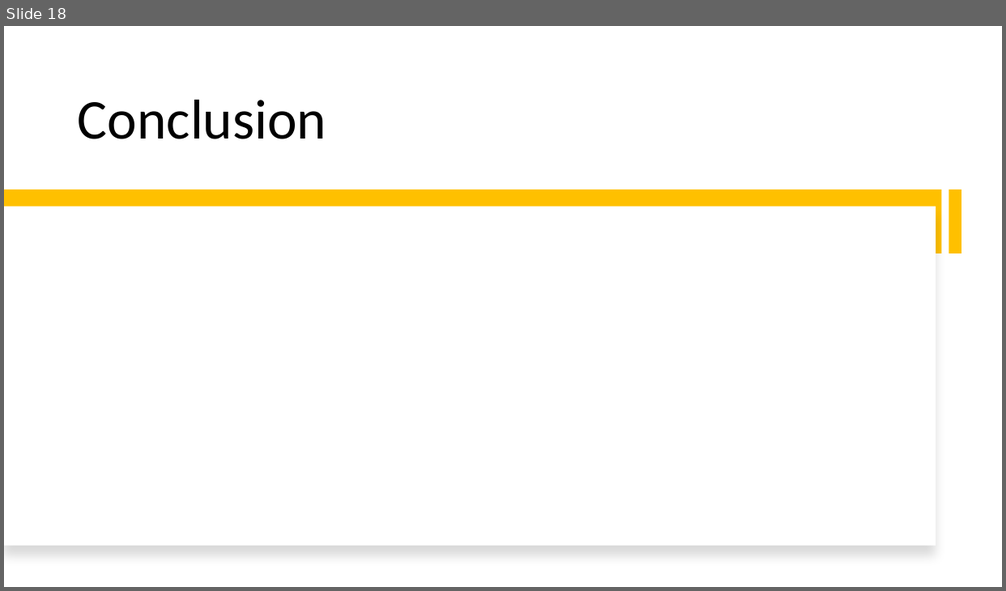
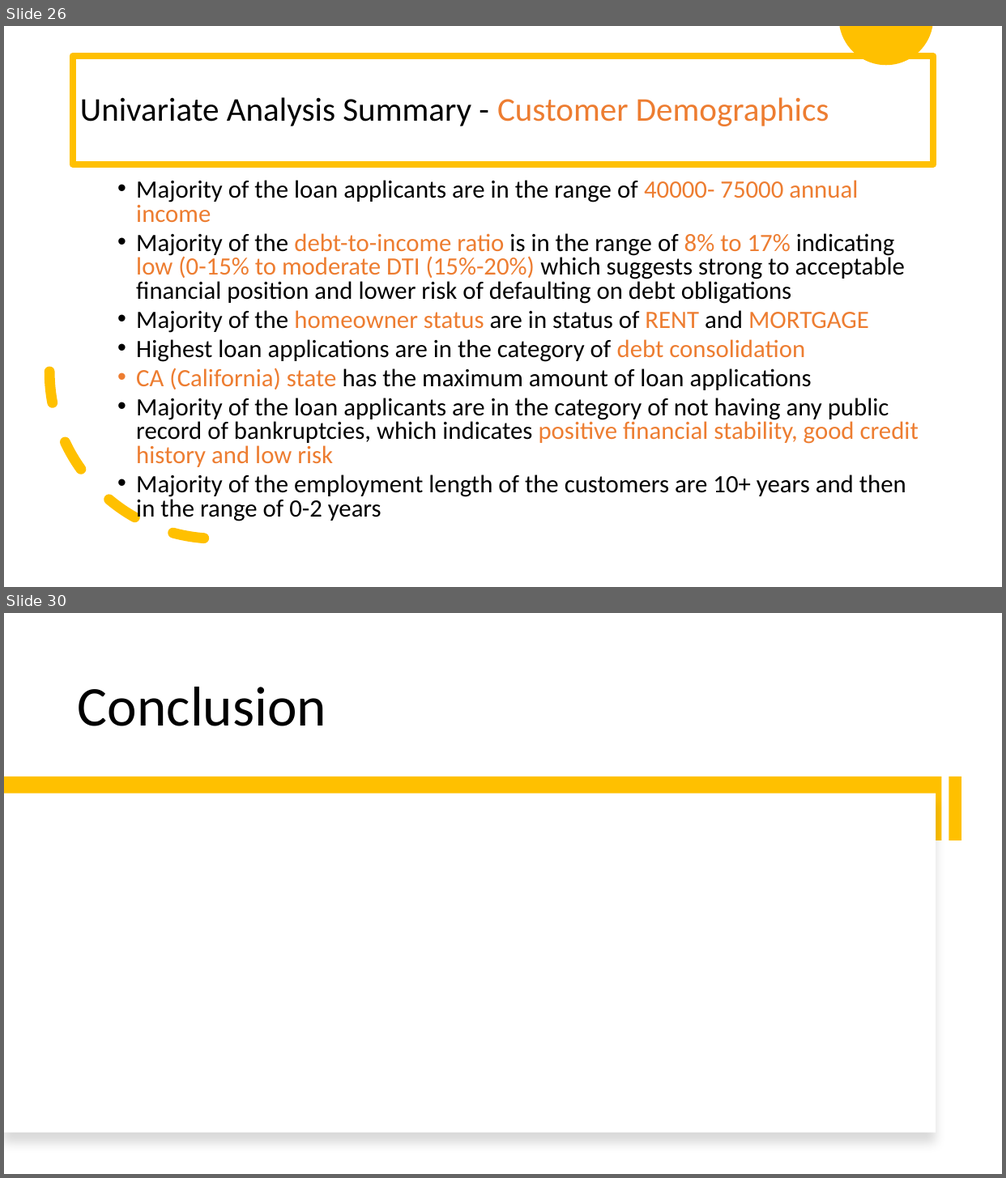
Before and after one commit to prachigoliwadekar/LendingClubCaseStudy, a slide deck: LendingClubCaseStudy.pptx. Shown one above the other, each under a label of ours: slide 18 before the commit, slides 26 and 30 after it; the slides between them are not shown. The pictures are 1006x591 and 1006x1178 pixels, drawn with LibreOffice and Linux fonts; fonts in the diff are those of the drawing. Boxes give left, top, right and bottom in pixels: in the first picture for what was removed or moved away, otherwise in the second. Text is boxed around its words. In the diff, an @@ line names an element or a change of style, - is before the commit and + after.

```diff
--- a/LendingClubCaseStudy.pptx
+++ b/LendingClubCaseStudy.pptx
@@ slide 26 added at box(4, 26, 1002, 587), background #FFFFFF @@
@@ freeform shape added at box(839, 26, 932, 65), fill #FFC000 @@
@@ title added at box(73, 56, 934, 165), outline #FFC000 6 pt, 32 pt, text #000000 @@
+Univariate Analysis Summary - Customer Demographics
@@ text added at box(136, 180, 918, 523), 24 pt, text #000000 @@
+  • Majority of the loan applicants are in the range of 40000- 75000 annual income
+  • Majority of the debt-to-income ratio is in the range of 8% to 17% indicating low (0-15% to moderate DTI (15%-20%) which suggests strong to acceptable financial position and lower risk of defaulting on debt obligations
+  • Majority of the homeowner status are in status of RENT and MORTGAGE
+  • Highest loan applications are in the category of debt consolidation
+  • CA (California) state has the maximum amount of loan applications
+  • Majority of the loan applicants are in the category of not having any public record of bankruptcies, which indicates positive financial stability, good credit history and low risk
+  • Majority of the employment length of the customers are 10+ years and then in the range of 0-2 years
@@ arc (boxed as its full ellipse) added at box(49, 205, 385, 540), outline #FFC000 10 pt dashed @@
@@ what was slide 18 is now slide 30 @@
```
Also in this commit, not shown: 7 slides changed, 13 other slides added, 1 slide removed, 1 other file.
